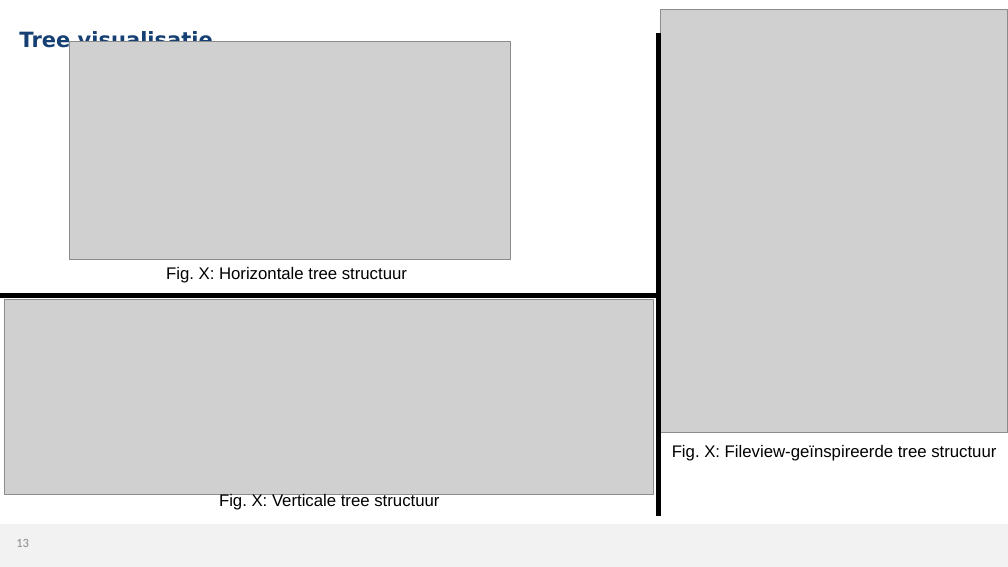
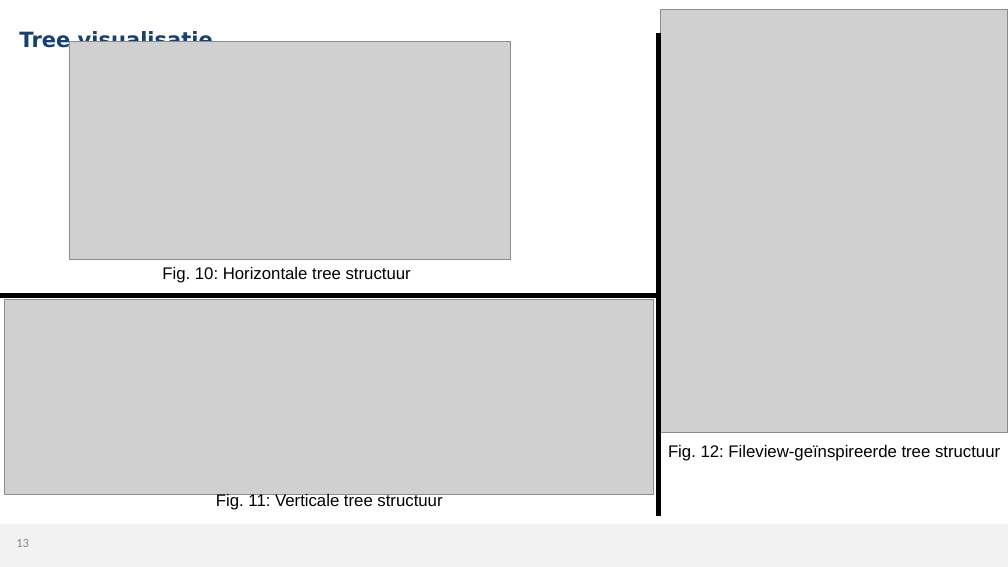
Before and after one commit to MikaG-1952764/masterproef, a slide deck: slide 13 of MP2526_Verdediging.pptx. Drawn at 1008x567 pixels with LibreOffice and Linux fonts; fonts in the diff are those of the drawing; grey boxes stand for pictures; background and template pictures are left out. Boxes give left, top, right and bottom in pixels: in the first picture for what was removed or moved away, otherwise in the second. Text is boxed around its words. In the diff, an @@ line names an element or a change of style, - is before the commit and + after.

```diff
--- a/MP2526_Verdediging.pptx
+++ b/MP2526_Verdediging.pptx
@@ text at <box>162,267,411,283</box>: text changed @@
-Fig. X: Horizontale tree structuur
+Fig. 10: Horizontale tree structuur
@@ text at <box>668,445,1000,461</box>: text changed @@
-Fig. X: Fileview-geïnspireerde tree structuur
+Fig. 12: Fileview-geïnspireerde tree structuur
@@ text at <box>216,492,442,510</box>: text changed @@
-Fig. X: Verticale tree structuur
+Fig. 11: Verticale tree structuur
```
Also in this commit, not shown: 13 other slides changed, 1 other file.
